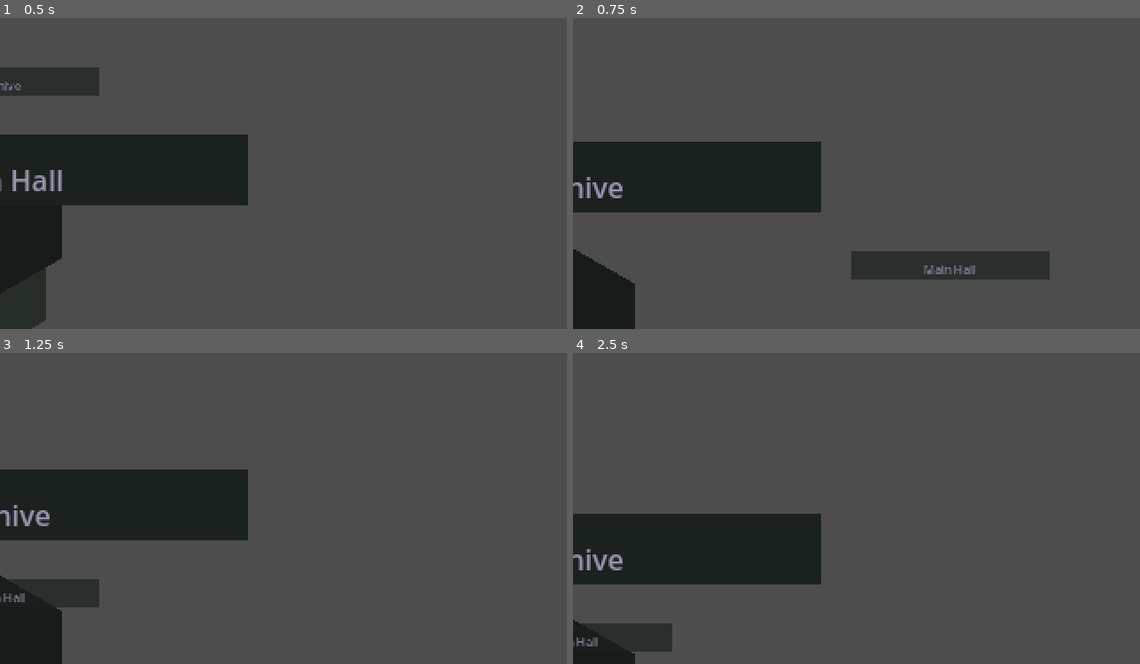
Above: before the commit, frames 1-4 (two rows, left to right).
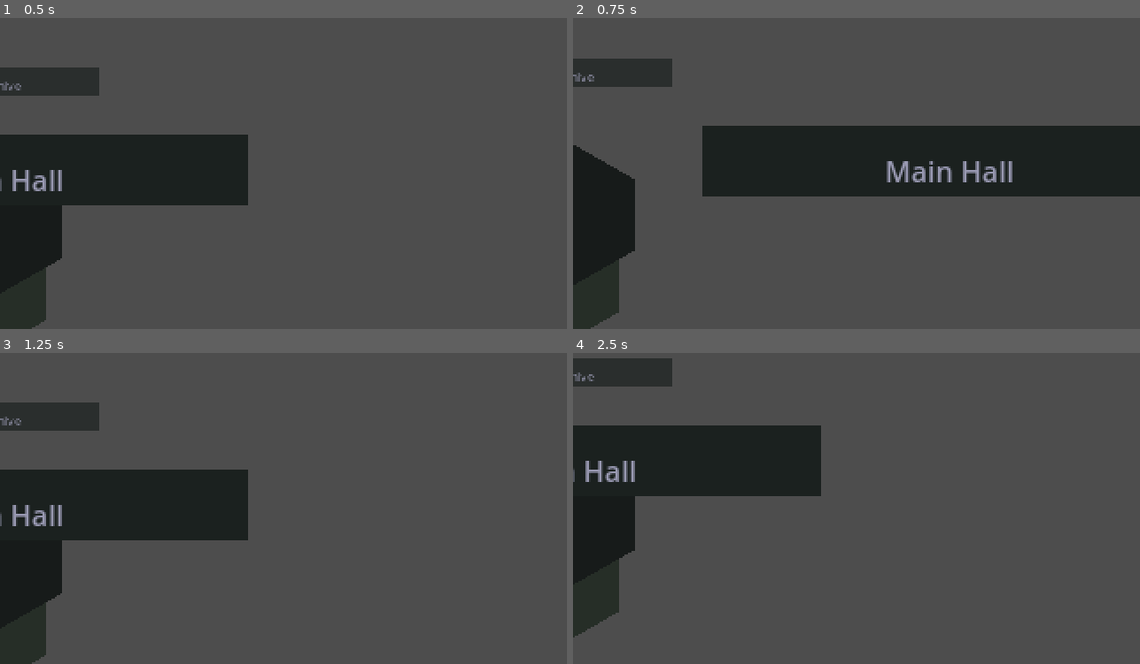
Above: after the commit, the same moments.

Repository: Kiriketsuki/agenKic-orKistrator
Game: Godot game, scene res://scenes/main.tscn
Two runs of this game, one before a commit and one after it. Both use one fixed random seed, a clock stepped at 60 frames per second and the inputs below.
Inputs (mouse positions are in pixels of both pictures, inside the frame that each line leads up to):
- Up to frame 1 (0.5 s): no input
- Up to frame 2 (0.75 s): tap Enter at 0.5 s; move the mouse to (981, 154) at 0.52 s; hold E (rotate_right) from 0.53 s (still down); hold S (scroll_down) from 0.53 s (still down); click (981, 154) at 0.67 s
- Up to frame 3 (1.25 s): keep holding E (rotate_right); keep holding S (scroll_down); tap W (scroll_up) at 0.8 s
- Up to frame 4 (2.5 s): tap Space at 1.25 s; move the mouse to (743, 520) at 1.27 s; release E (rotate_right) at 1.28 s; release S (scroll_down) at 1.28 s; hold Q (rotate_left) 1.28-2.03 s; tap W (scroll_up) at 1.35, 2.3 s; click (743, 520) at 1.42 s; tap S (scroll_down) at 1.55 s; move the mouse to (913, 433) at 2.02 s; hold E (rotate_right) from 2.03 s (still down); hold S (scroll_down) from 2.03 s (still down); click (913, 433) at 2.17 s

Frame 1 is identical in both runs. In frame 2, 25% of the frame differs, in the area x 0-100%, y 13-100%; in frame 3, 4.7%; in frame 4, 23%.

Commit message:
fix: council fixes — scroll direction, queue size, ghost-input bug
Three bugs identified by adversarial council review of PR #108:

1. Scroll direction inversion (HIGH): scroll_up/scroll_down and mouse
   wheel branches mapped to wrong directions. Swapped all 4 call sites.
2. MAX_QUEUE_SIZE off-by-one (LOW): 3 → 2 so 5 rapid presses produce
   3 transitions, matching spec acceptance test.
3. Ghost-input bug (HIGH): _input_queue not cleared when overscroll
   fires from queue drain, causing unrequested navigation. Added
   _input_queue.clear() before _elastic_overscroll.

Diff:
--- a/godot/scripts/tower/tower_manager.gd
+++ b/godot/scripts/tower/tower_manager.gd
@@ -8,7 +8,7 @@
 const ZOOM_MIN: float = 0.5
 const ZOOM_MAX: float = 2.0
 const ZOOM_STEP: float = 0.1
-const MAX_QUEUE_SIZE: int = 3
+const MAX_QUEUE_SIZE: int = 2
 
 @export var config_path: String = "res://config/tower.json"
 
@@ -52,10 +52,10 @@
 		_rotate_focused_edge(1)
 		get_viewport().set_input_as_handled()
 	elif event.is_action_pressed("scroll_up"):
-		_scroll_focus(-1)
+		_scroll_focus(1)
 		get_viewport().set_input_as_handled()
 	elif event.is_action_pressed("scroll_down"):
-		_scroll_focus(1)
+		_scroll_focus(-1)
 		get_viewport().set_input_as_handled()
 	elif event is InputEventMouseButton:
 		var mb: InputEventMouseButton = event as InputEventMouseButton
@@ -64,13 +64,13 @@
 				if mb.ctrl_pressed:
 					_zoom(-ZOOM_STEP)
 				else:
-					_scroll_focus(-1)
+					_scroll_focus(1)
 				get_viewport().set_input_as_handled()
 			elif mb.button_index == MOUSE_BUTTON_WHEEL_DOWN:
 				if mb.ctrl_pressed:
 					_zoom(ZOOM_STEP)
 				else:
-					_scroll_focus(1)
+					_scroll_focus(-1)
 				get_viewport().set_input_as_handled()
 
 
@@ -136,6 +136,7 @@
 		return
 	var new_index: int = _focused_index + direction
 	if new_index < 0 or new_index >= _floors.size():
+		_input_queue.clear()
 		_elastic_overscroll(direction)
 		return
 	if _scroll_tween != null and _scroll_tween.is_running():
